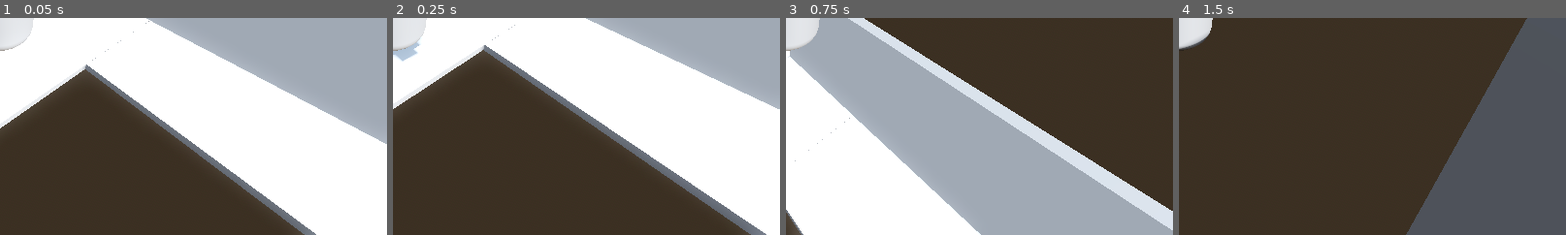
Above: before the commit, frames 1-4 (left to right).
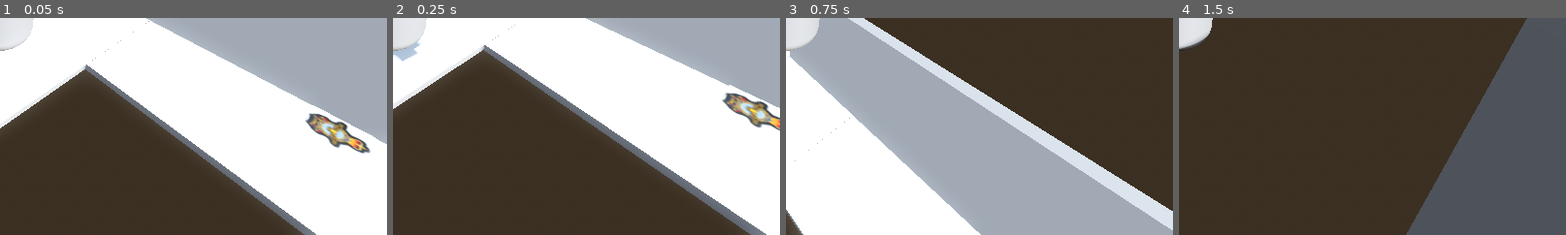
Above: after the commit, the same moments.

Repository: jpat125/DigiTech-3.7-3.8-Game-Development
Game: Godot game, scene res://corridor testing.tscn
Two runs of this game, one before a commit and one after it. Both use one fixed random seed, a clock stepped at 60 frames per second and the inputs below. The project has no main scene, so this scene is started directly.
Inputs (mouse positions are % of the whole screen's width and height, from its top left):
- Up to frame 1 (0.05 s): no input
- Up to frame 2 (0.25 s): no input
- Up to frame 3 (0.75 s): tap Enter (ui_accept) at 0.5 s; move the mouse to (72, 45) at 0.52 s; hold D (right) from 0.53 s (still down); click (72, 45) at 0.67 s
- Up to frame 4 (1.5 s): tap Enter (ui_accept) at 0.77 s; move the mouse to (30, 55) at 1.27 s; release D (right) at 1.28 s; hold S (back) from 1.28 s (still down)
The pictures show only the part of the screen within x 50-100%, y 50-100%; the shares and areas given below are measured in that part.

The runs differ from the first frame. In frame 1, 1.4% of the frame differs, in the area x 78-97%, y 40-63%; in frame 2, 1.4%; in frame 3, less than 0.1%; in frame 4, nothing differs.

Commit message:
Implementing RNZAF patch collectable
Need to connect signals and make the patch disappear when capsule collides with it.

Diff:
--- a/CharacterBody3Dscript.gd
+++ b/CharacterBody3Dscript.gd
@@ -42,3 +42,7 @@
 		velocity.z = move_toward(velocity.z, 0, SPEED)
 
 	move_and_slide()
+
+
+func _on_area_3d_area_entered(area):
+	pass # Replace with function body.
--- /dev/null
+++ b/RNZAFpatch.gd
@@ -0,0 +1,11 @@
+extends Area3D
+
+
+# Called when the node enters the scene tree for the first time.
+func _ready():
+	pass # Replace with function body.
+
+
+# Called every frame. 'delta' is the elapsed time since the previous frame.
+func _process(delta):
+	pass
--- a/corridor testing.tscn
+++ b/corridor testing.tscn
@@ -1,6 +1,8 @@
-[gd_scene load_steps=15 format=3 uid="uid://dokm217xdapjf"]
+[gd_scene load_steps=20 format=3 uid="uid://dokm217xdapjf"]
 
 [ext_resource type="PackedScene" uid="uid://d0o7tufesfmq7" path="res://character capsule.tscn" id="1_biemy"]
+[ext_resource type="Script" path="res://RNZAFpatch.gd" id="2_njx5m"]
+[ext_resource type="Texture2D" uid="uid://dmon702vjpdxg" path="res://assets/MUS_crest-small.webp" id="3_ojgtk"]
 
 [sub_resource type="ProceduralSkyMaterial" id="ProceduralSkyMaterial_25dwf"]
 sky_horizon_color = Color(0.64625, 0.65575, 0.67075, 1)
@@ -40,6 +42,14 @@
 size = Vector3(40.6246, 0.01, 11.297)
 
 [sub_resource type="WorldBoundaryShape3D" id="WorldBoundaryShape3D_1d74w"]
+
+[sub_resource type="BoxShape3D" id="BoxShape3D_yw0wl"]
+size = Vector3(2, 0, 2)
+
+[sub_resource type="PlaneMesh" id="PlaneMesh_rylbm"]
+
+[sub_resource type="StandardMaterial3D" id="StandardMaterial3D_5tbdt"]
+albedo_texture = ExtResource("3_ojgtk")
 
 [node name="Node3D" type="Node3D"]
 
@@ -82,7 +92,7 @@
 mesh = SubResource("BoxMesh_rq5mp")
 
 [node name="CSGMesh3D4" type="CSGMesh3D" parent="CSGMesh3D2"]
-transform = Transform3D(-4.37114e-08, 0, 1, 0, 1, 0, -1, 0, -4.37114e-08, 1.35972, 0.00829891, -0.83233)
+transform = Transform3D(-4.37114e-08, 0, 1, 0, 1, 0, -1, 0, -4.37114e-08, 1.35972, 0.0536169, -0.83233)
 operation = 2
 mesh = SubResource("BoxMesh_g2tgj")
 
@@ -131,3 +141,17 @@
 [node name="SC - wall2" type="CollisionShape3D" parent="CSGMesh3D3/StaticBody3D"]
 transform = Transform3D(0.1, -1.77636e-15, 0, 0, -4.37114e-09, -0.1, 0, 0.1, -4.37114e-09, -0.248577, 0.240475, 9.90502)
 shape = SubResource("BoxShape3D_1hvwt")
+
+[node name="Area3D" type="Area3D" parent="."]
+script = ExtResource("2_njx5m")
+
+[node name="CollisionShape3D" type="CollisionShape3D" parent="Area3D"]
+transform = Transform3D(-0.1417, 0, 1.23878e-08, 0, 0.1417, 0, -1.23878e-08, 0, -0.1417, 1.59891, -0.417366, 1.80239)
+shape = SubResource("BoxShape3D_yw0wl")
+
+[node name="CSGMesh3D4" type="CSGMesh3D" parent="Area3D"]
+transform = Transform3D(-0.1417, 0, 2.13961e-08, 0, 0.1417, 0, -2.13961e-08, 0, -0.1417, 1.59748, -0.416859, 1.8052)
+mesh = SubResource("PlaneMesh_rylbm")
+material = SubResource("StandardMaterial3D_5tbdt")
+
+[connection signal="area_entered" from="Area3D" to="CharacterBody3D" method="_on_area_3d_area_entered"]
--- /dev/null
+++ b/rnzaf patch.tscn
@@ -0,0 +1,3 @@
+[gd_scene format=3 uid="uid://b7bmirpy5hk7o"]
+
+[node name="Node3D" type="Node3D"]
Binary file added: assets/MUS_crest-small.webp
Not shown, added: assets/MUS_crest-small.webp.import
